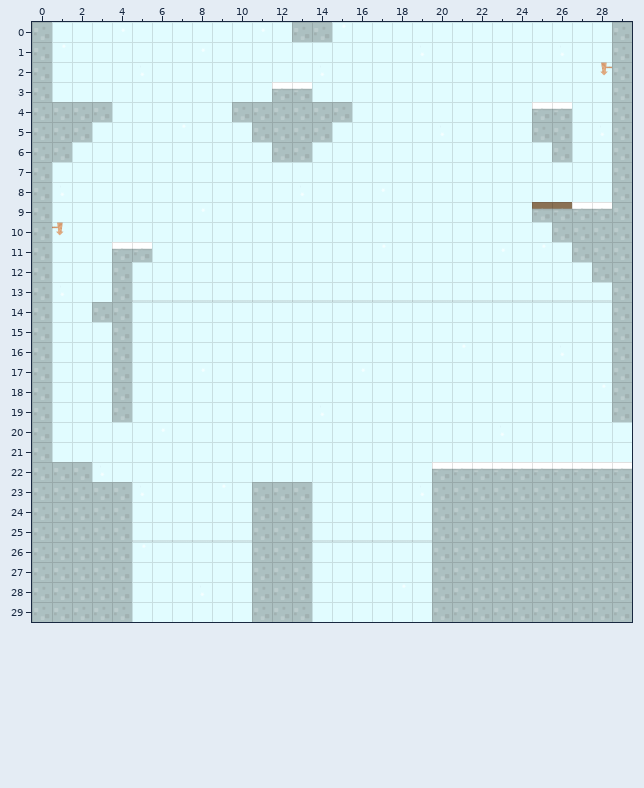
Tiled map, stored at data/Lvl1.tmx. The picture above is the old version.
Cells are 70x70 px. Shown: x 0..29, y 0..29. Tiles whose own drawing changed are shown in their newer look in all pictures.
The result:
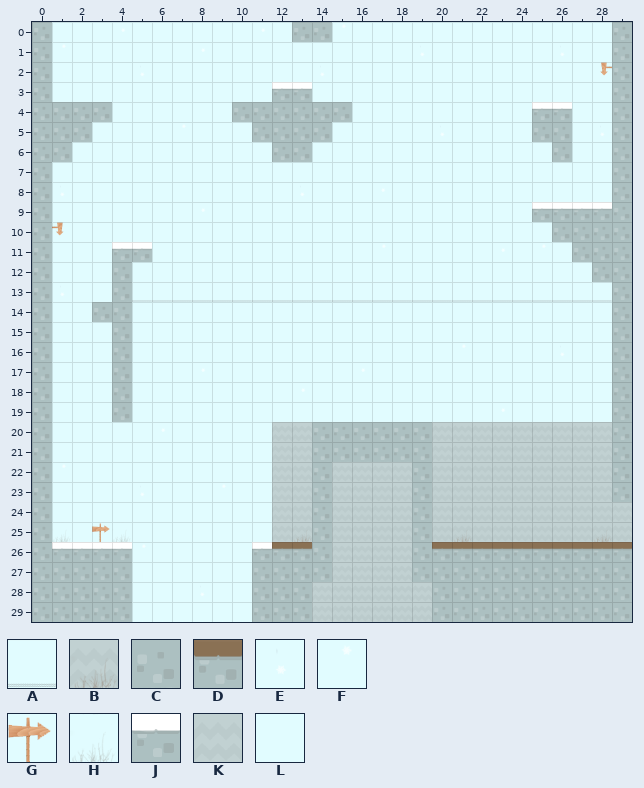
Key: from "tiles_map": A 1, B 2, C 5, D 7, E 8, F 9, G 10, H 12, J 16, K 17, L 18.
_ is an empty cell.
The exact change:
Layer "Background":
Tile C gives way to one hidden under a higher layer in row 26 at x 24 to 29.
Tile L gives way to one hidden under a higher layer in rows 20 to 21 at x 29.
The edit adds tile B in row 25 at x 13 and 21.
Tile C gives way to tile B in row 25 at x 28.
Tile A gives way to tile C in row 25 at x 14 and 19.
Tile E gives way to tile C in row 23 at x 19.
Tile L gives way to tile C in rows 20 to 21 at x 14 to 19; in row 22 at x 14 and 19; in row 23 at x 14; in row 24 at x 14 and 19; in rows 26 to 27 at x 14 and 19.
The edit adds tile F in row 22 at x 1.
The edit adds tile G in row 25 at x 3.
The edit adds tile H in row 25 at x 4.
Tile C gives way to tile H in row 25 at x 1.
The edit adds tile K in row 22 at x 20 to 28; in row 23 at x 12 to 13 and 20 to 28; in row 24 at x 12 to 13 and 20 to 23; in row 25 at x 12, 20 and 22 to 23.
Tile A gives way to tile K in row 25 at x 15 to 18.
Tile C gives way to tile K in row 24 at x 24 to 29; in row 25 at x 24 to 27 and 29.
Tile E gives way to tile K in row 20 at x 23.
Tile F gives way to tile K in row 28 at x 18.
Tile L gives way to tile K in row 20 at x 12 to 13, 20 to 22 and 24 to 28; in row 21 at x 12 to 13 and 20 to 28; in row 22 at x 12 to 13 and 15 to 18; in rows 23 to 24 at x 15 to 18; in rows 26 to 27 at x 15 to 18; in row 28 at x 14 to 17 and 19.
Tile L gives way to tile K in row 29 at x 14 to 19.
The edit adds tile L in row 22 at x 2; in row 23 at x 1 to 4; in row 24 at x 3.
Tile A gives way to tile L in row 25 at x 5 to 10.
Tile C gives way to tile L in row 24 at x 1 to 2; in row 25 at x 2.
Layer "Collision":
Tile J gives way to tile C in row 22 at x 29.
The edit adds tile C in rows 20 to 21 at x 29.
Tile C gives way to tile D in row 26 at x 12 to 13 and 20 to 23.
The edit adds tile D in row 26 at x 24 to 29.
Tile C gives way to tile J in row 26 at x 3 to 4 and 11.
Tile D gives way to tile J in row 9 at x 25 to 26.
The edit adds tile J in row 26 at x 1 to 2.
Tile C is gone in row 22 at x 1 to 2; in row 23 at x 1 to 4, 11 to 13 and 20 to 28; in rows 24 to 25 at x 3 to 4, 11 to 13 and 20 to 23.
Tile J is gone in row 22 at x 20 to 28.
